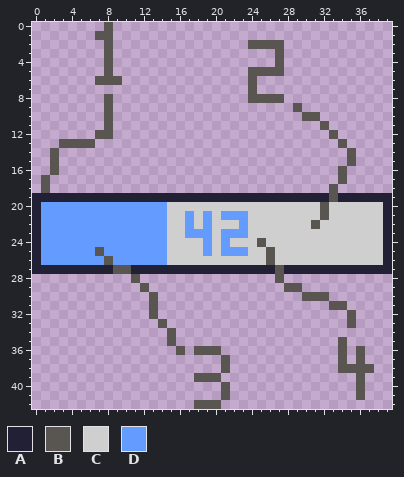
File history of a pixel-art file, assets/visual/patents/patent02_progress_bar.aseprite. Above is the file before it was changed.
64x64 pixels, 1 frame. The old version is drawn lined up with the new one, on the new canvas.
Palette (. is transparent): A #222034  B #595652  C #cfcfcf  D #639bff
Pixels before, first column x 0:
 0 ........B...............................
 1 .......BB...............................
 2 ........B...............BBBB............
 3 ........B..................B............
 4 ........B..................B............
 5 ........B...............BBBB............
 6 .......BBB..............B...............
 7 ........................B...............
 8 ........B...............BBBB............
 9 ........B....................B..........
10 ........B.....................BB........
11 ........B.......................B.......
12 .......BB........................B......
13 ...BBBB...........................B.....
14 ..B................................B....
15 ..B................................B....
16 ..B...............................B.....
17 .B................................B.....
18 .B...............................B......
19 AAAAAAAAAAAAAAAAAAAAAAAAAAAAAAAAABAAAAAA
20 ADDDDDDDDDDDDDDCCCCCCCCCCCCCCCCCBCCCCCCA
21 ADDDDDDDDDDDDDDCCDCDCDDDCCCCCCCCBCCCCCCA
22 ADDDDDDDDDDDDDDCCDCDCCCDCCCCCCCBCCCCCCCA
23 ADDDDDDDDDDDDDDCCDDDCDDDCCCCCCCCCCCCCCCA
24 ADDDDDDDDDDDDDDCCCCDCDCCCBCCCCCCCCCCCCCA
25 ADDDDDDBDDDDDDDCCCCDCDDDCCBCCCCCCCCCCCCA
26 ADDDDDDDBDDDDDDCCCCCCCCCCCBCCCCCCCCCCCCA
27 AAAAAAAAABBAAAAAAAAAAAAAAAABAAAAAAAAAAAA
28 ...........B...............B............
29 ............B...............BB..........
30 .............B................BBB.......
31 .............B...................BB.....
32 .............B.....................B....
33 ..............B....................B....
34 ...............B........................
35 ...............B..................B.....
36 ................B.BBB.............B.B...
37 .....................B............B.B...
38 .....................B............BBBB..
39 ..................BBB...............B...
40 .....................B..............B...
41 .....................B..............B...
42 ..................BBB...................
Once edited:
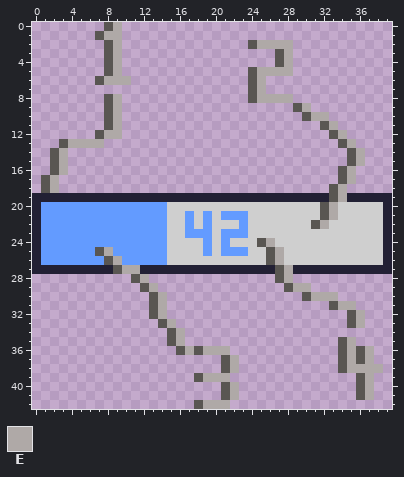
Colours new in this view: E #afa9a7
Changes in this commit:
canvas 64x64 -> 40x43, the old top-left corner now at -11,-9 (the part of the old canvas that was cut away was empty and is not shown)
Colour E is added in rows 0 to 1 at x 9; in rows 2 to 5 at x 9 and 28; in row 6 at x 10 and 25; in row 7 at x 25; in row 8 at x 9 and 28; in row 9 at x 9 and 30.
Colour E is added in row 10 at x 9 and 32; in row 11 at x 9 and 33; in row 12 at x 9 and 34; in row 13 at x 7 and 35; in rows 14 to 15 at x 3 and 36; in row 16 at x 3 and 35.
Colour E is added in row 17 at x 2 and 35; in row 18 at x 2 and 34; in row 28 at x 12 and 28; in row 29 at x 13 and 30; in row 30 at x 14 and 33; in row 31 at x 14 and 35.
Colour E is added in row 32 at x 14 and 36; in row 33 at x 15 and 36; in row 34 at x 16; in row 35 at x 16 and 35; in row 36 at x 17, 21, 35 and 37; in row 37 at x 22, 35 and 37.
Colour E is added in row 38 at x 22 and 38; in row 39 at x 21 and 37; in rows 40 to 41 at x 22 and 37; in row 42 at x 21.
Colour E replaces colour A in row 19 at x 34; in row 27 at x 11 and 28.
Colour E replaces colour B in row 1 at x 8; in row 2 at x 25 to 27; in row 5 at x 25 to 27; in row 6 at x 8 to 9; in row 8 at x 25 to 27; in row 10 at x 31.
Colour E replaces colour B in row 12 at x 8; in row 13 at x 4 to 6; in row 27 at x 10; in row 29 at x 29; in row 30 at x 31 to 32; in row 31 at x 34.
Colour E replaces colour B in row 36 at x 19 to 20; in row 38 at x 35 to 37; in row 39 at x 19 to 20; in row 42 at x 19 to 20.
Colour E replaces colour C in rows 20 to 21 at x 33; in row 22 at x 32; in row 24 at x 26; in rows 25 to 26 at x 27.
Colour E replaces colour D in row 25 at x 8; in row 26 at x 9.
Pixel boxes of the changes (left, top, right, bottom) in both pictures:
changed: (50, 22, 131, 193)
changed: (257, 40, 383, 400)
changed: (104, 247, 239, 409)
